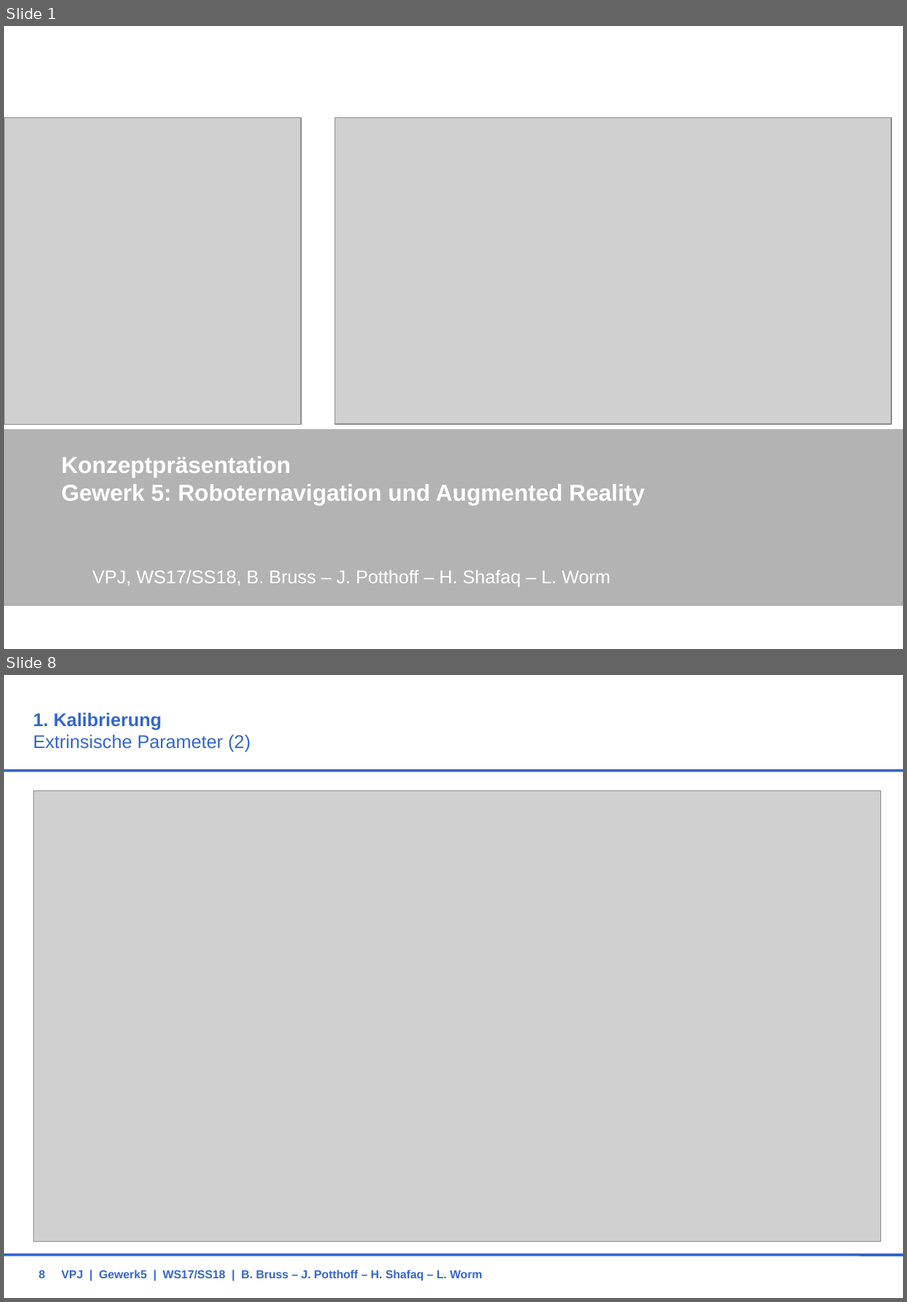
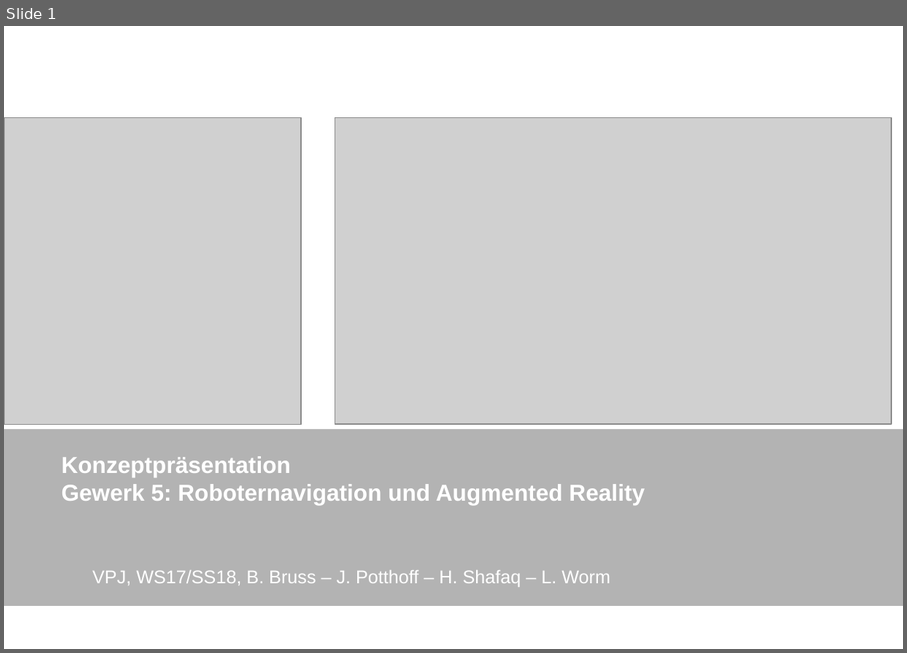
Before and after one commit to BBRUSS/VPJW17G5, a slide deck: 11_Orga/KonzeptG5.ppt. Shown one above the other, each under a label of ours: slides 1 and 8 before the commit, slide 1 after it; the slides between them are not shown. The pictures are 907x1302 and 907x653 pixels, drawn with LibreOffice and Linux fonts; fonts in the diff are those of the drawing; grey boxes stand for pictures; background and template pictures are left out. Boxes give left, top, right and bottom in pixels: in the first picture for what was removed or moved away, otherwise in the second. Text is boxed around its words. In the diff, an @@ line names an element or a change of style, - is before the commit and + after.

```diff
--- a/11_Orga/KonzeptG5.ppt
+++ b/11_Orga/KonzeptG5.ppt
@@ slide 8 removed at [4, 675, 903, 1298], background #FFFFFF @@
@@ title removed at [33, 712, 251, 752] @@
-1. Kalibrierung
-Extrinsische Parameter (2)
@@ line removed from (4, 771) to (903, 771) @@
@@ picture removed at [33, 790, 880, 1241] @@
@@ line removed from (4, 1254) to (903, 1254) @@
@@ page number removed at [39, 1270, 46, 1278] @@
-8
@@ text removed at [62, 1269, 482, 1281] @@
-VPJ | Gewerk5 | WS17/SS18 | B. Bruss – J. Potthoff – H. Shafaq – L. Worm
```
Also in this commit, not shown: 8 slides changed, 3 slides added, 6 other slides removed.
